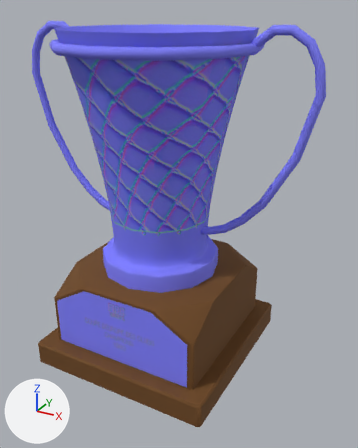
A saved change to the FBX model Assets/_3D_Assets_/Objetos/Trofeos/FBX/copaEuropa_Basket_LOD1.FBX.
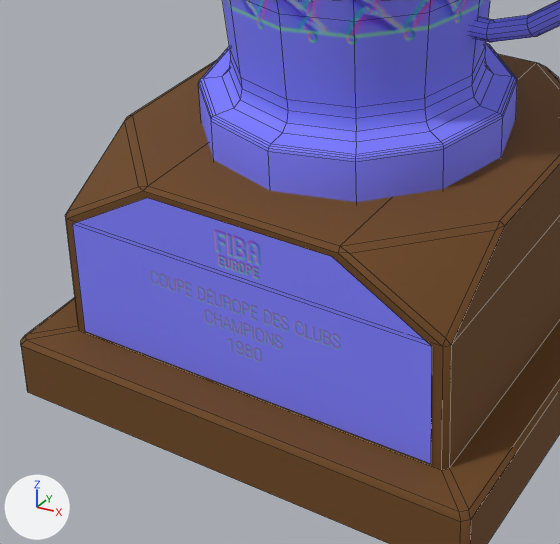
There are two pictures of each version: one whole from a 50 mm lens placed at (0.996, -1.646, 1.433), pointed at (0.087, 0.006, 0.607), one close up on the part from 9% to 65% of the width and 49% to 93% of the height. The axes (+X, +Y, +Z) are drawn at lower left. The lights are the same throughout. The close-ups show mesh edges as thin lines. Where no turn or scale is listed for an object, it has been applied to the vertices.

Objects in the first close-up: 'copaEuropa_Basket_LOD1'.
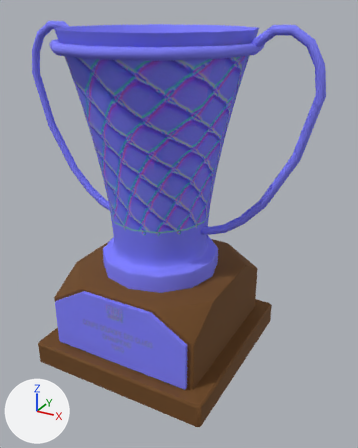
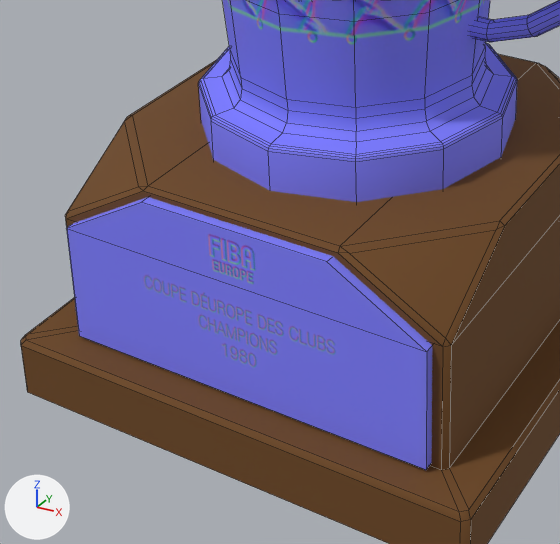
Commit message: copa basket

Where the change shows, as pixel boxes [x1, y1, x2, y2] in the close-ups (560 x 544 px):
part 1 of me_copaeuropa_basket_lod1_ncl1_1, built on: before [72, 198, 432, 464]; after [66, 197, 432, 470]

What the commit changed:
me_copaeuropa_basket_lod1_ncl1_1 is used by ob_copaeuropa_basket_lod1; location (0.0, 0.0, 0.0).
Verts and faces of me_copaeuropa_basket_lod1_ncl1_1; kept vertices keep their numbers, new ones are numbered from 735.
Before the commit, vertices of me_copaeuropa_basket_lod1_ncl1_1: 661 (-0.309, -0.334, 0.303) at pixel (72, 223), 662 (0.309, -0.334, 0.303) at pixel (431, 346), 663 (0.157, -0.334, 0.394) at pixel (332, 256), 664 (-0.157, -0.334, 0.394) at pixel (146, 197), 665 (-0.309, -0.334, 0.105) at pixel (84, 331).
Before the commit, vertices of me_copaeuropa_basket_lod1_ncl1_1: 666 (0.309, -0.334, 0.105) at pixel (430, 463).
me_copaeuropa_basket_lod1_ncl1_1 had 735 vertices, 709 faces and spanned x -0.627..0.627, y -0.396..0.396, z 0.0..1.38.
me_copaeuropa_basket_lod1_ncl1_1 now has 741 vertices, 716 faces and spans x -0.627..0.627, y -0.396..0.396, z 0.0..1.38.
Part 1, on me_copaeuropa_basket_lod1_ncl1_1:
Vertices 661 to 666 move by (0.0, -0.014, 0.0).
New vertices 735 to 740 stand at vertices 661 to 666, in that order, plus (0.0, 0.022, 0.0).
New faces: (662, 736, 737, 663), (663, 737, 738, 664), (661, 664, 738, 735), (661, 735, 739, 665), (665, 739, 740, 666), (662, 666, 740, 736) (mat_material__2191 (picture img_copaeuropa_basket_normales_tga)).
New faces: (735, 738, 737, 736, 740, 739) (mat_material__2191 (picture img_copaeuropa_basket_normales_tga)).
